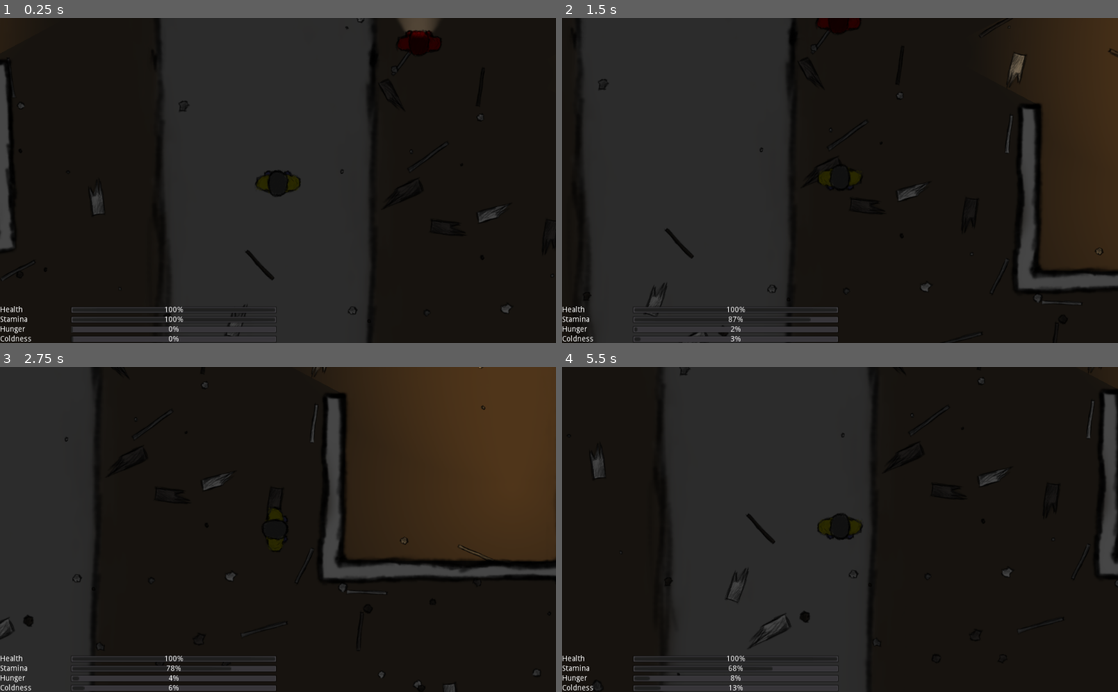
Above: before the commit, frames 1-4 (two rows, left to right).
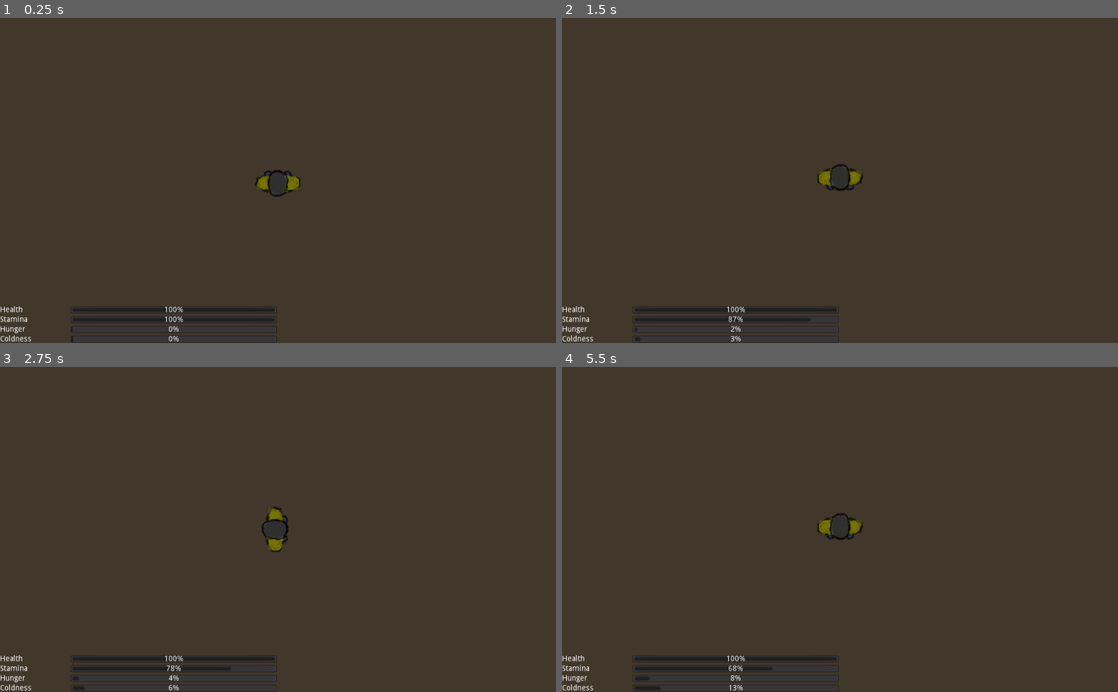
Above: after the commit, the same moments.

Repository: MilanVasko/ludum-dare-50
Game: Godot game, scene res://ingame/ingame.tscn
Same seed, same stepped clock (60 frames per second), same inputs: the game is played once before the commit and once after it. The engine's default icon, where the game draws it, is replaced by a stand-in: a white triangle on a blue panel in a dark square.
Inputs:
- Up to frame 1 (0.25 s): no input
- Up to frame 2 (1.5 s): tap Enter at 0.5 s; hold D (right) 0.53-1.28 s; hold Shift (run) 0.53-1.28 s; hold S (down) from 1.28 s (still down); tap E (use) at 1.35 s
- Up to frame 3 (2.75 s): release S (down) at 2.03 s; hold D (right) from 2.03 s (still down); hold Shift (run) from 2.03 s (still down)
- Up to frame 4 (5.5 s): release D (right) at 2.78 s; release Shift (run) at 2.78 s; hold W (up) 2.78-3.53 s; tap E (use) at 2.85, 4.35 s; hold Shift (run) 3.53-4.28 s; hold A (left) 3.53-5.03 s; hold S (down) from 5.03 s (still down); hold Shift (run) from 5.03 s (still down)

The runs differ from the first frame. In frame 1, 63% of the frame differs, in the area x 0-100%, y 0-100%; in frame 2, 52%; in frame 3, 58%; in frame 4, 65%.

Commit message:
Add tree

Diff:
--- a/ingame/ingame.tscn
+++ b/ingame/ingame.tscn
@@ -10,13 +10,14 @@
 [ext_resource path="res://random_trash/random_trash_bulk.tscn" type="PackedScene" id=8]
 [ext_resource path="res://ingame/spawner.tscn" type="PackedScene" id=9]
 [ext_resource path="res://music/music.tscn" type="PackedScene" id=10]
+[ext_resource path="res://tree/tree.tscn" type="PackedScene" id=11]
 
 [node name="Ingame" type="Node2D"]
 
 [node name="Ground" type="Sprite" parent="."]
 modulate = Color( 0.258824, 0.219608, 0.172549, 1 )
-position = Vector2( 1305, 178 )
-scale = Vector2( 10000, 10000 )
+position = Vector2( 847.5, 3043 )
+scale = Vector2( 18239, 15730 )
 texture = ExtResource( 4 )
 
 [node name="CanvasLayer" type="CanvasLayer" parent="."]
@@ -134,8 +135,13 @@
 position = Vector2( -2515, -1100 )
 rotation = -1.47218
 
+[node name="Trees" type="Node2D" parent="."]
+
+[node name="Tree" parent="Trees" instance=ExtResource( 11 )]
+position = Vector2( -1219, 7545 )
+
 [node name="Player" parent="." instance=ExtResource( 2 )]
-position = Vector2( 319, 203 )
+position = Vector2( -1781, 6810 )
 
 [node name="DebrisSpawners" type="Node2D" parent="."]
 
@@ -218,6 +224,7 @@
 position = Vector2( 579, -56 )
 
 [node name="CanvasModulate" type="CanvasModulate" parent="."]
+visible = false
 color = Color( 0.34902, 0.34902, 0.34902, 1 )
 
 [node name="Music" parent="." instance=ExtResource( 10 )]
--- a/music/music.gd
+++ b/music/music.gd
@@ -11,7 +11,7 @@
 onready var enemies := get_tree().get_nodes_in_group("enemy")
 onready var player: Node2D = get_tree().get_nodes_in_group("player")[0]
 
-func _process(delta: float) -> void:
+func _process(_delta: float) -> void:
 	var closest_enemy_distance := find_closest_enemy_distance()
 	var enemy_close_bus_index := AudioServer.get_bus_index("EnemyCloseMusic")
 	var ambient_bus_index := AudioServer.get_bus_index("AmbientMusic")
--- a/random_trash/random_trash_bulk.gd
+++ b/random_trash/random_trash_bulk.gd
@@ -9,7 +9,7 @@
 		generate_trash()
 
 func generate_trash() -> void:
-	for i in range(trash_count):
+	for _i in range(trash_count):
 		spawn_trash_at_position(Vector2(
 			rect.position.x + (randf() * rect.end.x),
 			rect.position.y + (randf() * rect.end.y)
--- /dev/null
+++ b/tree/tree.gd
@@ -0,0 +1,21 @@
+extends Node2D
+
+export(Array) var bottom_textures: Array
+export(Array) var top_textures: Array
+export(Array) var colors: Array
+
+func _ready() -> void:
+	var bottom := $Bottom
+	bottom.texture = bottom_textures[randi() % bottom_textures.size()]
+	bottom.rotation = randf() * deg2rad(360)
+	bottom.modulate = colors[randi() % colors.size()]
+
+	var middle := $Middle
+	middle.texture = bottom_textures[randi() % bottom_textures.size()]
+	middle.rotation = randf() * deg2rad(360)
+	middle.modulate = colors[randi() % colors.size()]
+
+	var top := $Top
+	top.texture = top_textures[randi() % top_textures.size()]
+	top.rotation = randf() * deg2rad(360)
+	top.modulate = colors[randi() % colors.size()]
--- /dev/null
+++ b/tree/tree.tscn
@@ -0,0 +1,29 @@
+[gd_scene load_steps=5 format=2]
+
+[ext_resource path="res://tree/tree_top1.png" type="Texture" id=1]
+[ext_resource path="res://tree/tree.gd" type="Script" id=2]
+[ext_resource path="res://tree/tree_bottom1.png" type="Texture" id=3]
+
+[sub_resource type="CircleShape2D" id=1]
+radius = 213.002
+
+[node name="Tree" type="StaticBody2D"]
+script = ExtResource( 2 )
+bottom_textures = [ ExtResource( 3 ) ]
+top_textures = [ ExtResource( 1 ) ]
+colors = [ Color( 0.22971, 0.31, 0.1798, 1 ), Color( 0.2772, 0.42, 0.32004, 1 ), Color( 0.4736, 0.64, 0.52352, 1 ), Color( 0.19, 0.25, 0.213, 1 ) ]
+
+[node name="Bottom" type="Sprite" parent="."]
+texture = ExtResource( 3 )
+
+[node name="Middle" type="Sprite" parent="."]
+rotation = 1.00019
+scale = Vector2( 0.681171, 0.681171 )
+texture = ExtResource( 3 )
+
+[node name="Top" type="Sprite" parent="."]
+rotation = -0.741333
+texture = ExtResource( 1 )
+
+[node name="CollisionShape2D" type="CollisionShape2D" parent="."]
+shape = SubResource( 1 )
Not shown: 1 places in ingame/ingame.tscn that only renumber resources
Binary file added: tree/tree_bottom1.png
Not shown, added: tree/tree_bottom1.png.import
Binary file added: tree/tree_top1.png
Not shown, added: tree/tree_top1.png.import
Not shown, added: tree/tree_bottom1.kra
Not shown, added: tree/tree_top1.kra
